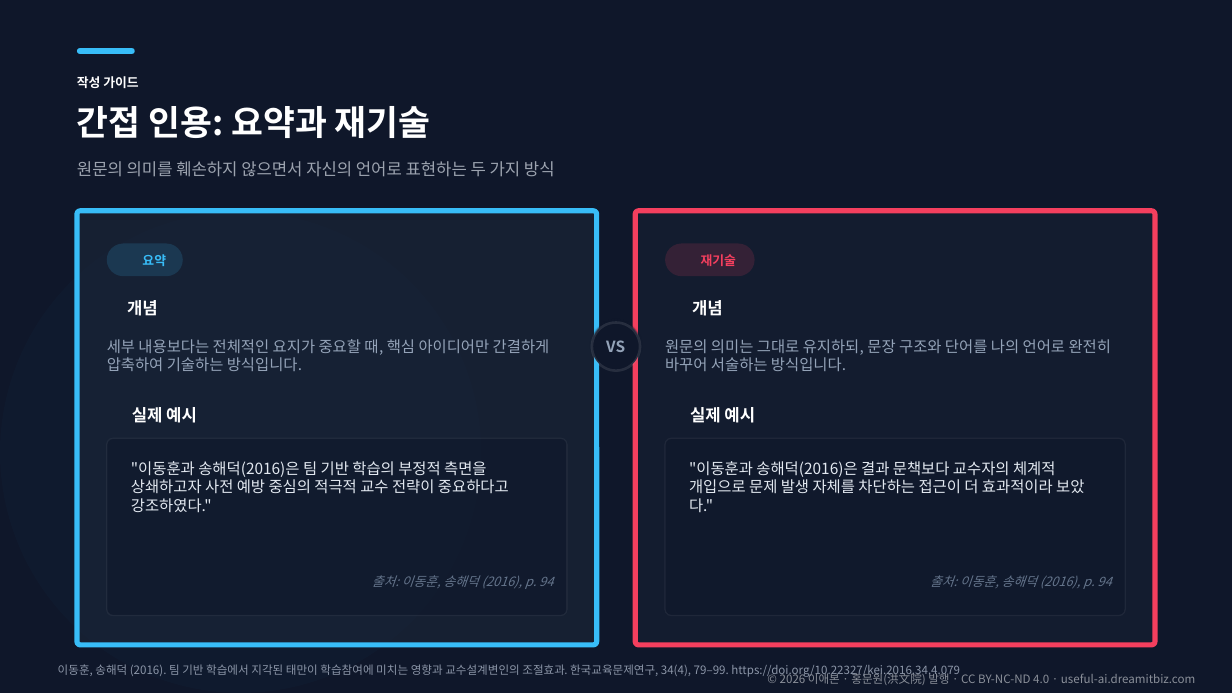
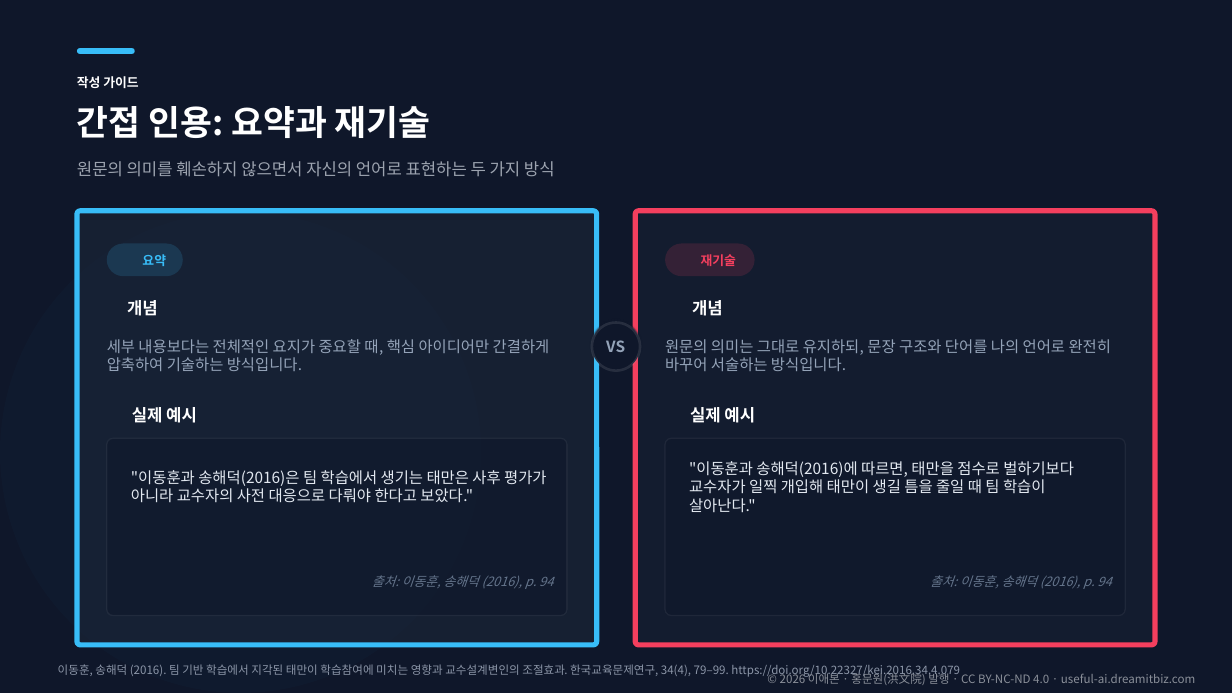
Before and after one commit to aebonlee/materials, a slide deck: slide 15 of library/b07-citation/b07-citation.pptx. Drawn at 1232x693 pixels with LibreOffice and Linux fonts; fonts in the diff are those of the drawing; background and template pictures are left out. Boxes give left, top, right and bottom in pixels: in the first picture for what was removed or moved away, otherwise in the second. Text is boxed around its words. In the diff, an @@ line names an element or a change of style, - is before the commit and + after.

```diff
--- a/library/b07-citation/b07-citation.pptx
+++ b/library/b07-citation/b07-citation.pptx
@@ text at (131,470,546,503): text changed @@
-"이동훈과 송해덕(2016)은 팀 기반 학습의 부정적 측면을 상쇄하고자 사전 예방 중심의 적극적 교수 전략이 중요하다고 강조하였다."
+"이동훈과 송해덕(2016)은 팀 학습에서 생기는 태만은 사후 평가가 아니라 교수자의 사전 대응으로 다뤄야 한다고 보았다."
@@ text at (689,461,1074,513): text changed @@
-"이동훈과 송해덕(2016)은 결과 문책보다 교수자의 체계적 개입으로 문제 발생 자체를 차단하는 접근이 더 효과적이라 보았다."
+"이동훈과 송해덕(2016)에 따르면, 태만을 점수로 벌하기보다 교수자가 일찍 개입해 태만이 생길 틈을 줄일 때 팀 학습이 살아난다."
```
Also in this commit, not shown: 5 other slides changed, 44 other files.
